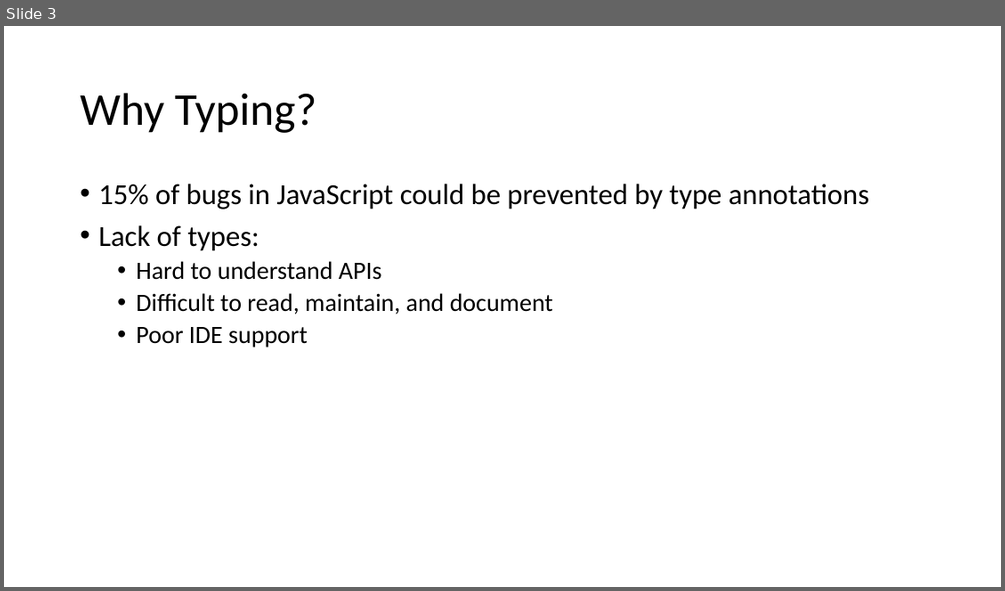
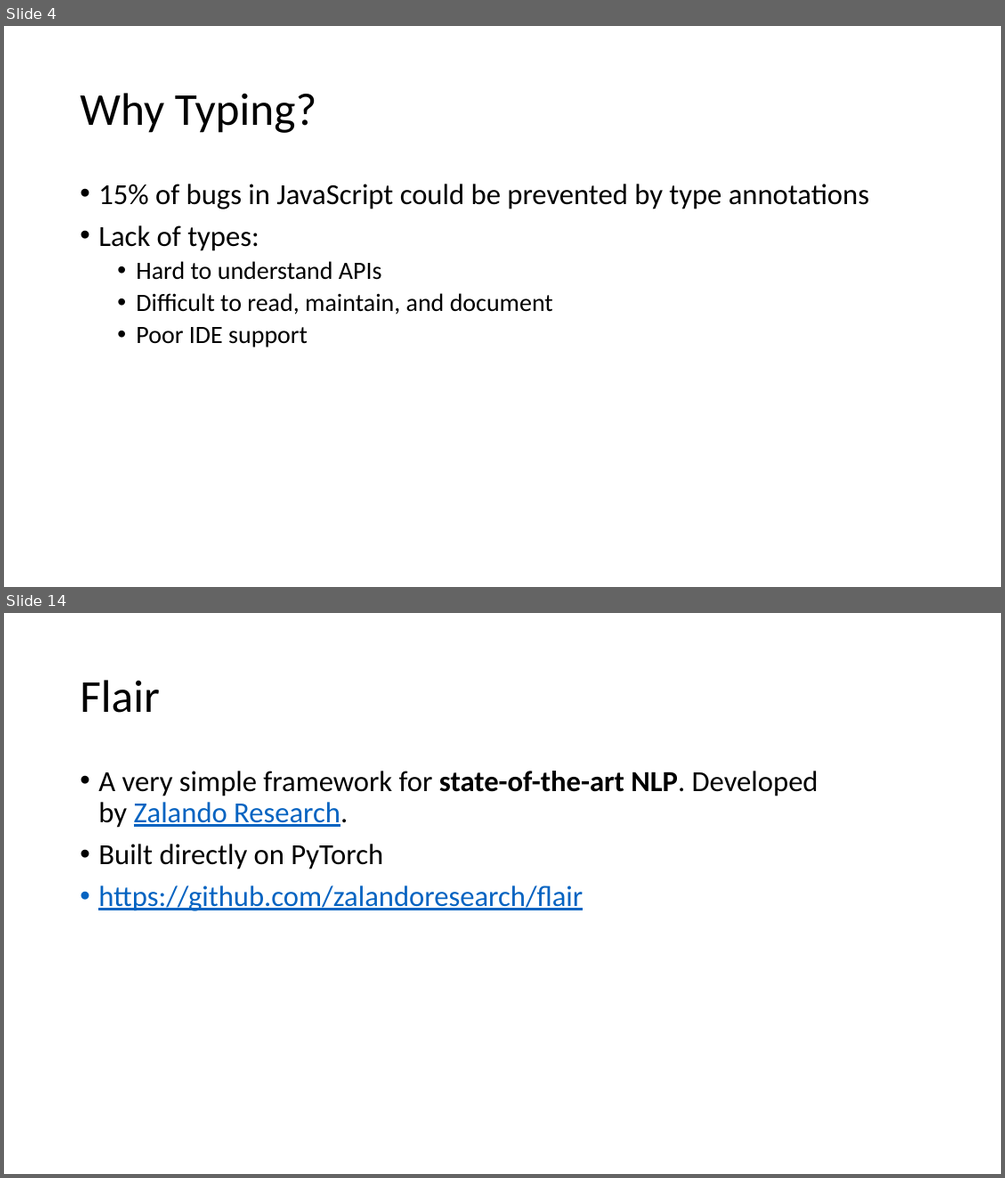
Before and after one commit to tjchambers32/ecs289-final, a slide deck: deeptyper for python.pptx. Shown one above the other, each under a label of ours: slide 3 before the commit, slides 4 and 14 after it; the slides between them are not shown. The pictures are 1005x591 and 1005x1178 pixels, drawn with LibreOffice and Linux fonts; fonts in the diff are those of the drawing. Boxes give left, top, right and bottom in pixels: in the first picture for what was removed or moved away, otherwise in the second. Text is boxed around its words. In the diff, an @@ line names an element or a change of style, - is before the commit and + after.

```diff
--- a/deeptyper for python.pptx
+++ b/deeptyper for python.pptx
@@ slide 14 added at (4, 613, 1001, 1174), background #FFFFFF @@
@@ title added at (80, 680, 160, 713), 44 pt, text #000000 @@
+Flair
@@ text added at (98, 771, 818, 911), 28 pt, text #000000 @@
+• A very simple framework for state-of-the-art NLP. Developed by Zalando Research.
+• Built directly on PyTorch
+• https://github.com/zalandoresearch/flair
@@ what was slide 3 is now slide 4 @@
```
Also in this commit, not shown: 8 slides changed, 8 other slides added, 5 other files.
